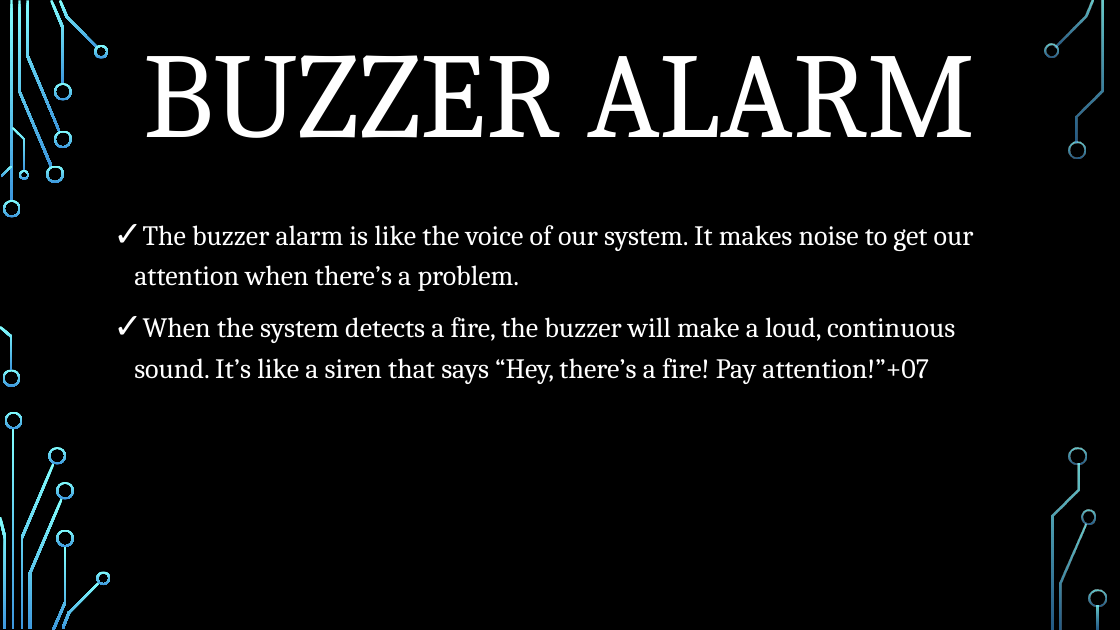
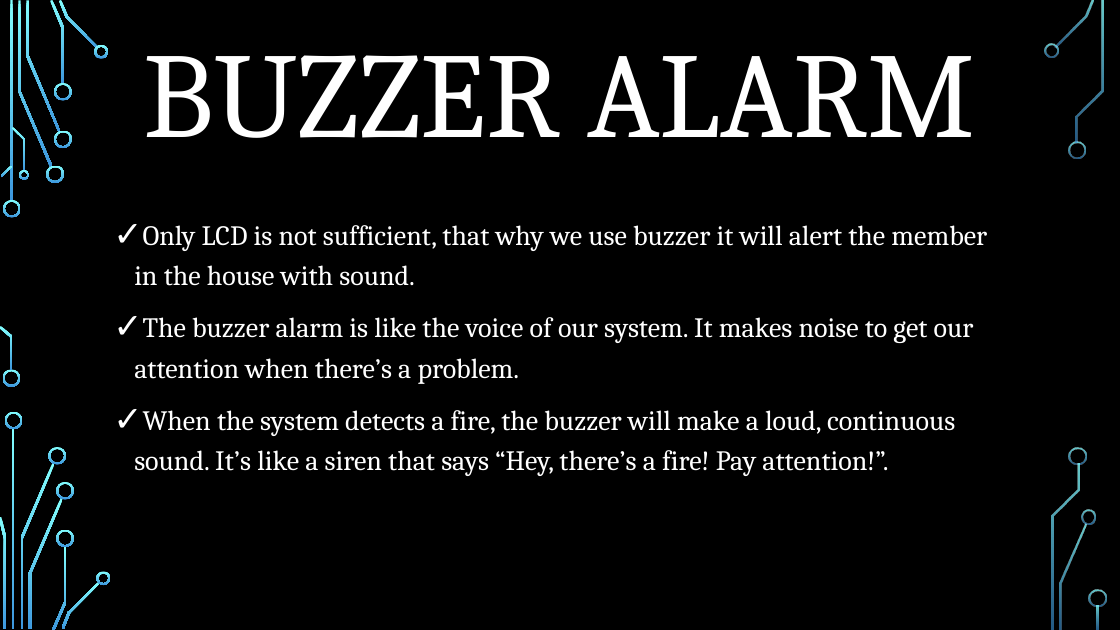
Before and after one commit to ekhlakhahmad/MCA-LPU, a slide deck: slide 9 of SEMESTER-III/ECE 661/Home Automation using Servo motor, LCD,.pptx (slide 8 before the commit). Drawn at 1120x630 pixels with LibreOffice and Linux fonts; fonts in the diff are those of the drawing; background and template pictures are left out. Boxes give left, top, right and bottom in pixels: in the first picture for what was removed or moved away, otherwise in the second. Text is boxed around its words. In the diff, an @@ line names an element or a change of style, - is before the commit and + after.

```diff
--- a/SEMESTER-III/ECE 661/Home Automation using Servo motor, LCD,.pptx
+++ b/SEMESTER-III/ECE 661/Home Automation using Servo motor, LCD,.pptx
@@ text at [134, 225, 987, 286]: paragraph added @@
+✓ Only LCD is not sufficient, that why we use buzzer it will alert the member in the house with sound.
@@ text at [134, 410, 955, 476]: text changed @@
-✓ When the system detects a fire, the buzzer will make a loud, continuous sound. It’s like a siren that says “Hey, there’s a fire! Pay attention!”+07
+✓ When the system detects a fire, the buzzer will make a loud, continuous sound. It’s like a siren that says “Hey, there’s a fire! Pay attention!”.
```
Also in this commit, not shown: 1 other slide changed, 4 slides added, 28 other files.
